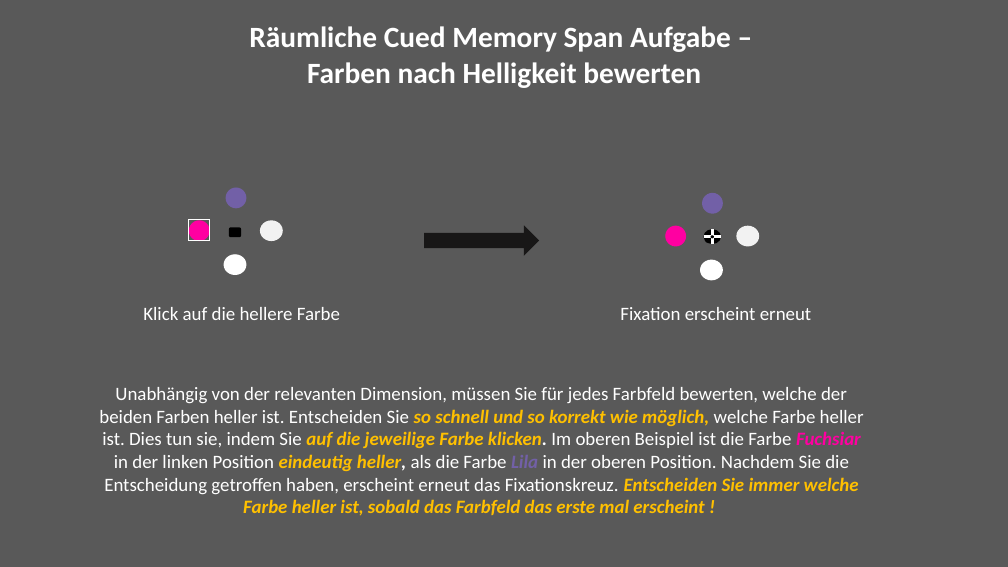
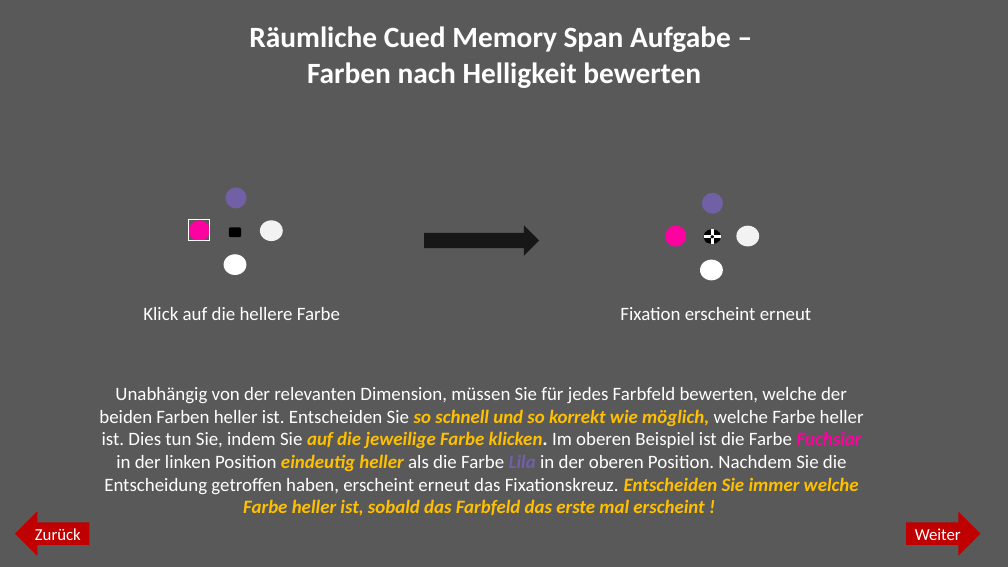
Before and after one commit to jgman86/neurocognitive-psychometrics, a slide deck: slide 6 of M3-ExpSpatial/Instructions/Instructions_spatial.pptx. Drawn at 1008x567 pixels with LibreOffice and Linux fonts; fonts in the diff are those of the drawing. Boxes give left, top, right and bottom in pixels: in the first picture for what was removed or moved away, otherwise in the second. Text is boxed around its words. In the diff, an @@ line names an element or a change of style, - is before the commit and + after.

```diff
--- a/M3-ExpSpatial/Instructions/Instructions_spatial.pptx
+++ b/M3-ExpSpatial/Instructions/Instructions_spatial.pptx
@@ text at bbox=[99, 387, 864, 516]: text changed @@
-Unabhängig von der relevanten Dimension, müssen Sie für jedes Farbfeld bewerten, welche der beiden Farben heller ist. Entscheiden Sie so schnell und so korrekt wie möglich, welche Farbe heller ist. Dies tun sie, indem Sie auf die jeweilige Farbe klicken. Im oberen Beispiel ist die Farbe Fuchsiar in der linken Position eindeutig heller, als die Farbe Lila in der oberen Position. Nachdem Sie die Entscheidung getroffen haben, erscheint erneut das Fixationskreuz. Entscheiden Sie immer welche Farbe heller ist, sobald das Farbfeld das erste mal erscheint !
+Unabhängig von der relevanten Dimension, müssen Sie für jedes Farbfeld bewerten, welche der beiden Farben heller ist. Entscheiden Sie so schnell und so korrekt wie möglich, welche Farbe heller ist. Dies tun Sie, indem Sie auf die jeweilige Farbe klicken. Im oberen Beispiel ist die Farbe Fuchsiar in der linken Position eindeutig heller als die Farbe Lila in der oberen Position. Nachdem Sie die Entscheidung getroffen haben, erscheint erneut das Fixationskreuz. Entscheiden Sie immer welche Farbe heller ist, sobald das Farbfeld das erste mal erscheint !
@@ left arrow added at bbox=[15, 511, 89, 556], fill #C00000, 16 pt, text #FFFFFF @@
+Zurück
@@ right arrow added at bbox=[907, 511, 981, 556], fill #C00000, 16 pt, text #FFFFFF @@
+Weiter
```
Also in this commit, not shown: 9 other slides changed, 3 other files.
